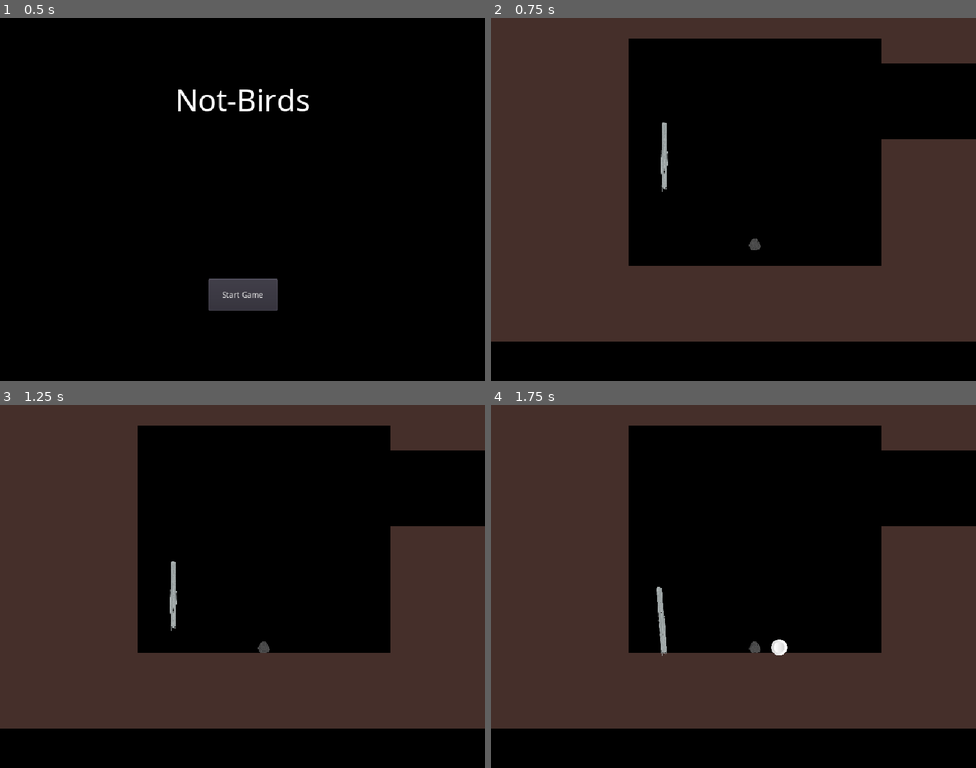
Above: before the commit, frames 1-4 (two rows, left to right).
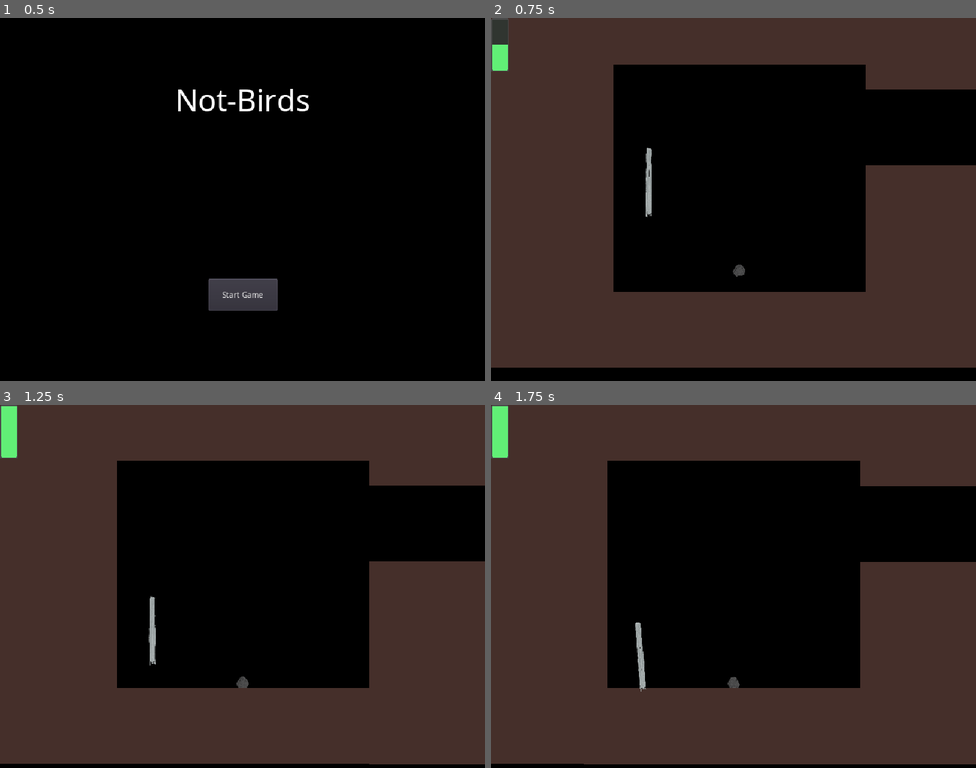
Above: after the commit, the same moments.

Repository: NotBirds/Not-Birds
Game: Godot game, scene res://scenes/main_menu.tscn
Two runs of this game, one before a commit and one after it. Both use one fixed random seed, a clock stepped at 60 frames per second and the inputs below. Sound files missing from this copy of the repository are replaced by a short silence.
Inputs (mouse positions are in pixels of both pictures, inside the frame that each line leads up to):
- Up to frame 1 (0.5 s): no input
- Up to frame 2 (0.75 s): click "Start Game" at 0.5 s
- Up to frame 3 (1.25 s): no input
- Up to frame 4 (1.75 s): move the mouse to (752, 648) at 1.27 s; press the mouse at (752, 648) at 1.28 s

Frame 1 is identical in both runs. In frame 2, 21% of the frame differs, in the area x 0-100%, y 0-97%; in frame 3, 28%; in frame 4, 28%, in the area x 0-100%, y 0-99%.

Commit message:
Add health to player

Diff:
--- /dev/null
+++ b/assets/ui_themes/default_theme.tres
@@ -0,0 +1,23 @@
+[gd_resource type="Theme" load_steps=5 format=2]
+
+[ext_resource path="res://assets/fonts/NotoSans-Regular.ttf" type="DynamicFontData" id=1]
+
+[sub_resource type="DynamicFont" id=1]
+font_data = ExtResource( 1 )
+
+[sub_resource type="StyleBoxFlat" id=2]
+bg_color = Color( 0.188235, 0.207843, 0.188235, 1 )
+border_width_left = 5
+border_width_top = 5
+border_width_right = 5
+border_width_bottom = 5
+border_color = Color( 0.290196, 0.290196, 0.290196, 1 )
+
+[sub_resource type="StyleBoxFlat" id=3]
+bg_color = Color( 0.380392, 0.937255, 0.462745, 1 )
+
+[resource]
+default_font = SubResource( 1 )
+Label/fonts/font = SubResource( 1 )
+ProgressBar/styles/bg = SubResource( 2 )
+ProgressBar/styles/fg = SubResource( 3 )
--- a/scenes/entities/scnBird.tscn
+++ b/scenes/entities/scnBird.tscn
@@ -25,6 +25,9 @@
 length = 24.0
 
 [node name="rbBird" type="RigidBody2D"]
+collision_layer = 15
+collision_mask = 15
+contact_monitor = true
 script = ExtResource( 4 )
 death_velocity = 5.0
 
@@ -32,7 +35,6 @@
 position = Vector2( -1.4, 6.2 )
 scale = Vector2( 0.2, 0.2 )
 frames = SubResource( 2 )
-frame = 2
 playing = true
 
 [node name="csHitbox" type="CollisionShape2D" parent="."]
@@ -62,7 +64,6 @@
 gravity_point = true
 
 [node name="grounded_shape2" type="CollisionShape2D" parent="grounded_area"]
-visible = false
 position = Vector2( -16, 0 )
 shape = SubResource( 4 )
 
@@ -70,10 +71,11 @@
 shape = SubResource( 4 )
 
 [node name="grounded_shape3" type="CollisionShape2D" parent="grounded_area"]
-visible = false
 position = Vector2( 16, 0 )
 shape = SubResource( 4 )
 
+[connection signal="body_entered" from="." to="." method="_on_rbBird_body_entered"]
+[connection signal="body_exited" from="." to="." method="_on_rbBird_body_exited"]
 [connection signal="input_event" from="aim_area" to="." method="_on_aim_area_input_event"]
 [connection signal="body_entered" from="grounded_area" to="." method="_on_grounded_area_body_entered"]
 [connection signal="body_exited" from="grounded_area" to="." method="_on_grounded_area_body_exited"]
--- a/scenes/levels/level1.tscn
+++ b/scenes/levels/level1.tscn
@@ -9,6 +9,10 @@
 [ext_resource path="res://scenes/entities/levelObjects/slingshot_mover.tscn" type="PackedScene" id=7]
 [ext_resource path="res://scenes/entities/levelObjects/material_pickup.tscn" type="PackedScene" id=8]
 [ext_resource path="res://scenes/entities/scnBird.tscn" type="PackedScene" id=9]
+[ext_resource path="res://scenes/ui/UI.tscn" type="PackedScene" id=10]
+
+[sub_resource type="RectangleShape2D" id=5]
+extents = Vector2( 550, 440.5 )
 
 [sub_resource type="SegmentShape2D" id=2]
 b = Vector2( 949, 0 )
@@ -48,6 +52,21 @@
 position = Vector2( 441, 547 )
 initial_health = 50.0
 
+[node name="camera_checkpoint" parent="part1" instance=ExtResource( 6 )]
+position = Vector2( 600, 700 )
+camera_path = NodePath("../../Camera")
+new_zoom = Vector2( 3, 3 )
+
+[node name="camera_destination" parent="part1/camera_checkpoint" index="0"]
+position = Vector2( 200, -300 )
+
+[node name="activation_area" parent="part1/camera_checkpoint" index="1"]
+visible = false
+
+[node name="collision_shape" parent="part1/camera_checkpoint/activation_area" index="0"]
+position = Vector2( 250, -159.5 )
+shape = SubResource( 5 )
+
 [node name="part2" type="Node" parent="."]
 
 [node name="slingshot_checkpoints" type="Node" parent="part2"]
@@ -181,8 +200,14 @@
 
 [node name="rbBird" parent="." instance=ExtResource( 9 )]
 position = Vector2( 800, 700 )
+contacts_reported = 1
+
+[node name="UI" parent="." instance=ExtResource( 10 )]
+
+[connection signal="player_damaged" from="rbBird" to="UI/health_bar" method="_on_rbBird_player_damaged"]
 
 [editable path="part1/Ground"]
+[editable path="part1/camera_checkpoint"]
 [editable path="part2/slingshot_checkpoints/slingshot_mover"]
 [editable path="part2/slingshot_checkpoints/slingshot_mover2"]
 [editable path="part2/slingshot_checkpoints/slingshot_mover3"]
@@ -195,3 +220,4 @@
 [editable path="part3/slingshot_checkpoints/slingshot_mover"]
 [editable path="part3/slingshot_checkpoints/slingshot_mover2"]
 [editable path="part3/camera_checkpoint"]
+[editable path="UI"]
--- /dev/null
+++ b/scenes/ui/UI.tscn
@@ -0,0 +1,7 @@
+[gd_scene load_steps=2 format=2]
+
+[ext_resource path="res://scenes/ui/health_bar.tscn" type="PackedScene" id=1]
+
+[node name="UI" type="CanvasLayer"]
+
+[node name="health_bar" parent="." instance=ExtResource( 1 )]
--- /dev/null
+++ b/scenes/ui/health_bar.tscn
@@ -0,0 +1,16 @@
+[gd_scene load_steps=4 format=2]
+
+[ext_resource path="res://assets/sprites/ui/health_progress.png" type="Texture" id=1]
+[ext_resource path="res://assets/sprites/ui/health_under.png" type="Texture" id=2]
+[ext_resource path="res://scripts/health_bar.gd" type="Script" id=3]
+
+[node name="health_bar" type="TextureProgress"]
+margin_right = 23.0
+margin_bottom = 70.0
+size_flags_vertical = 3
+value = 50.0
+texture_under = ExtResource( 2 )
+texture_progress = ExtResource( 1 )
+fill_mode = 3
+nine_patch_stretch = true
+script = ExtResource( 3 )
--- /dev/null
+++ b/scripts/health_bar.gd
@@ -0,0 +1,4 @@
+extends TextureProgress
+
+func _on_rbBird_player_damaged(health):
+	value = health
--- a/scripts/scptBird.gd
+++ b/scripts/scptBird.gd
@@ -2,20 +2,34 @@
 
 export(float) var death_velocity = 0.0
 export(float) var max_aim_distance = 200.0
-export(float) var speed_modifier = 10.0
+export(float) var speed_modifier = 8.0
 
 var shooting = false
 var shoot_pos: Vector2
-var is_grounded = false;
+
+var is_grounded = false
+
+var last_velocity: Vector2
+var can_take_damage = true
+export(float) var health = 100.0
+var initial_health = 100.0
+export(Vector2) var spawn_point
 
 onready var aim_pointer: Sprite = $aim_pointer
 onready var hitbox: Area2D = $aim_area
+onready var grounded_area: Area2D = $grounded_area
 onready var max_cursor_scale = aim_pointer.scale
+
+signal player_damaged(health)
 
 # length_squared() is more efficient than length(),
 # so we square death_velocity too
 func _ready():
 	death_velocity *= death_velocity
+	spawn_point = global_position
+
+func _physics_process(_delta):
+	last_velocity = linear_velocity
 
 # Prevent the character from rotating
 func _integrate_forces(state):
@@ -31,8 +45,8 @@
 		Input.set_mouse_mode(Input.MOUSE_MODE_VISIBLE)
 
 func _input(event):
-	if event is InputEventMouseButton:
-		if event.button_index == BUTTON_LEFT && !event.pressed && is_grounded:
+	if event is InputEventMouseButton && shooting && is_grounded:
+		if event.button_index == BUTTON_LEFT && !event.pressed:
 			throw_not_bird()
 			set_shooting(false)
 	elif event is InputEventMouseMotion && shooting:
@@ -54,7 +68,27 @@
 
 
 func _on_grounded_area_body_entered(_body):
-	is_grounded = true
+	is_grounded = grounded_area.get_overlapping_bodies().size() > 0
 
 func _on_grounded_area_body_exited(_body):
-	is_grounded = false
+	is_grounded = grounded_area.get_overlapping_bodies().size() > 0
+
+
+func _on_rbBird_body_entered(body: Node):
+	if can_take_damage:
+		var impact_force = (linear_velocity - last_velocity).length()
+		set_health(health - impact_force / 400)
+		can_take_damage = false
+
+func _on_rbBird_body_exited(body):
+	can_take_damage = true
+
+func set_health(value: float):
+	health = value
+	emit_signal("player_damaged", health)
+	if health <= 0:
+		respawn()
+
+func respawn():
+	set_health(initial_health)
+	global_transform.origin = spawn_point
Binary file added: assets/sprites/ui/health_decoration.png
Not shown, added: assets/sprites/ui/health_decoration.png.import
Binary file added: assets/sprites/ui/health_progress.png
Not shown, added: assets/sprites/ui/health_progress.png.import
Binary file added: assets/sprites/ui/health_under.png
Not shown, added: assets/sprites/ui/health_under.png.import
Not shown: 1 places in scenes/levels/level1.tscn that only renumber resources
Not shown, added: assets/sprites/ui/vkvia.html
